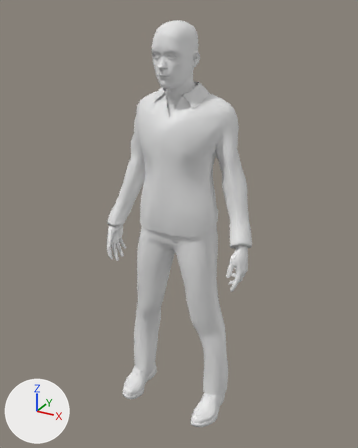
One commit to the COLLADA model Character Models/Main Characters/Gwilym_Pyromancer/Gwilym_Base.dae: the scene before it, then after it.
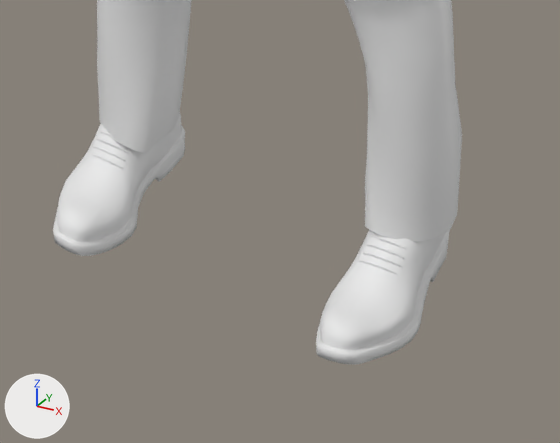
The first picture shows the older version from a 50 mm lens placed at (0.894, -1.587, 1.649), pointed at (0.006, 0.029, 0.841). The close-ups show both versions on the part from 30% to 71% of the width and 74% to 100% of the height of that picture; other places that the commit changed are outside them. Arrows for +X, +Y and +Z are at lower left; the lights stay in place. Where no turn or scale is listed for an object, it has been applied to the vertices.

Script lines for the objects in view, before the commit:
```python
me_gwilym_base_base = bpy.data.meshes.new('gwilym_base-base')
me_gwilym_base_base.from_pydata(...)  # 7992 vertices, 7908 faces; spans x -0.297..0.327, y -0.114..0.122, z 0.149..1.604
me_gwilym_base_male_casualsuit03 = bpy.data.meshes.new('gwilym_base-male_casualsuit03')
me_gwilym_base_male_casualsuit03.from_pydata(...)  # 2499 vertices, 2400 faces; spans x -0.302..0.329, y -0.086..0.164, z 0.06..1.397
me_gwilym_base_shoes03 = bpy.data.meshes.new('gwilym_base-shoes03')
me_gwilym_base_shoes03.from_pydata(...)  # 2222 vertices, 2064 faces; spans x -0.239..0.239, y -0.15..0.103, z -0.026..0.206
ob_gwilym_base_base = bpy.data.objects.new('gwilym_base-base', me_gwilym_base_base)
ob_gwilym_base_base.location = (0.0, 0.0, 0.0)
ob_gwilym_base_male_casualsuit03 = bpy.data.objects.new('gwilym_base-male_casualsuit03', me_gwilym_base_male_casualsuit03)
ob_gwilym_base_male_casualsuit03.location = (0.0, 0.0, 0.0)
ob_gwilym_base_shoes03 = bpy.data.objects.new('gwilym_base-shoes03', me_gwilym_base_shoes03)
ob_gwilym_base_shoes03.location = (0.0, 0.0, 0.0)
```
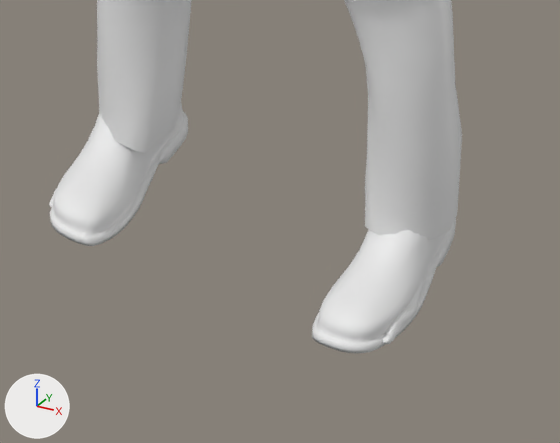
The change, as a diff of the scene's bpy script:
```diff
--- a/Character Models/Main Characters/Gwilym_Pyromancer/Gwilym_Base.dae.py
+++ b/Character Models/Main Characters/Gwilym_Pyromancer/Gwilym_Base.dae.py
@@ me_gwilym_base_base @@
 # used by ob_gwilym_base_base; location = (0.0, 0.0, 0.0)
-me_gwilym_base_base.from_pydata(...)  # 7992 vertices, 7908 faces; spans x -0.297..0.327, y -0.114..0.122, z 0.149..1.604
+me_gwilym_base_base.from_pydata(...)  # 13380 vertices, 13378 faces; spans x -0.297..0.327, y -0.142..0.155, z -0.001..1.604
+# me_gwilym_base_base part 1: 1123 vertices added at x -0.236..-0.144, y -0.142..0.102, z -0.001..0.125
+# me_gwilym_base_base part 2: 1123 vertices added at x 0.144..0.236, y -0.142..0.102, z -0.001..0.125
@@ me_gwilym_base_shoes03 @@
 # used by ob_gwilym_base_shoes03; location = (0.0, 0.0, 0.0)
-me_gwilym_base_shoes03.from_pydata(...)  # 2222 vertices, 2064 faces; spans x -0.239..0.239, y -0.15..0.103, z -0.026..0.206
+me_gwilym_base_shoes03.from_pydata(...)  # 1722 vertices, 1660 faces; spans x -0.235..0.235, y -0.143..0.109, z -0.005..0.206
+# me_gwilym_base_shoes03 part 3: the loose piece of 759 vertices spanning x -0.239..-0.134, y -0.15..0.103, z -0.026..0.086 is rebuilt with 717 vertices and now spans x -0.235..-0.137, y -0.143..0.109, z -0.005..0.098
+# me_gwilym_base_shoes03 part 4: the loose piece of 759 vertices spanning x 0.134..0.239, y -0.15..0.103, z -0.026..0.086 is rebuilt with 717 vertices and now spans x 0.137..0.235, y -0.143..0.109, z -0.005..0.098
+# me_gwilym_base_shoes03 part 5: 8 loose pieces with 416 vertices, spanning x -0.211..0.211, y -0.049..-0.019, z 0.046..0.075, are deleted
```

What differs and where, as boxes [x1, y1, x2, y2] in the close-ups (560 x 443 px):
'gwilym_base-shoes03', reshaped
    before: [53, 112, 450, 364]
    after: [50, 104, 456, 353]
'gwilym_base-base', reshaped (not visible before)
    after: [49, 190, 427, 344]
part 1 of me_gwilym_base_base, added
    after: [49, 190, 89, 241]
part 2 of me_gwilym_base_base, added
    after: [318, 273, 427, 344]
part 3 of me_gwilym_base_shoes03, rebuilt
    before: [53, 112, 185, 256]
    after: [50, 104, 188, 246]
part 4 of me_gwilym_base_shoes03, rebuilt (7% wider)
    before: [316, 230, 450, 364]
    after: [312, 218, 456, 353]
part 5 of me_gwilym_base_shoes03, deleted
    before: [90, 131, 406, 275]
